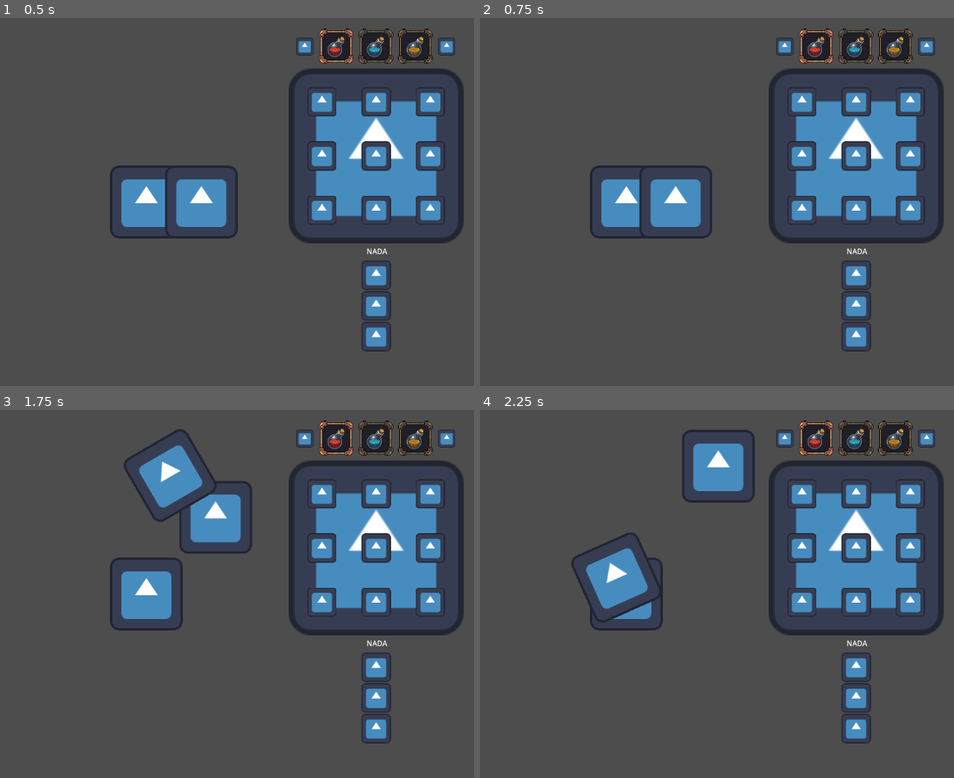
Above: before the commit, frames 1-4 (two rows, left to right).
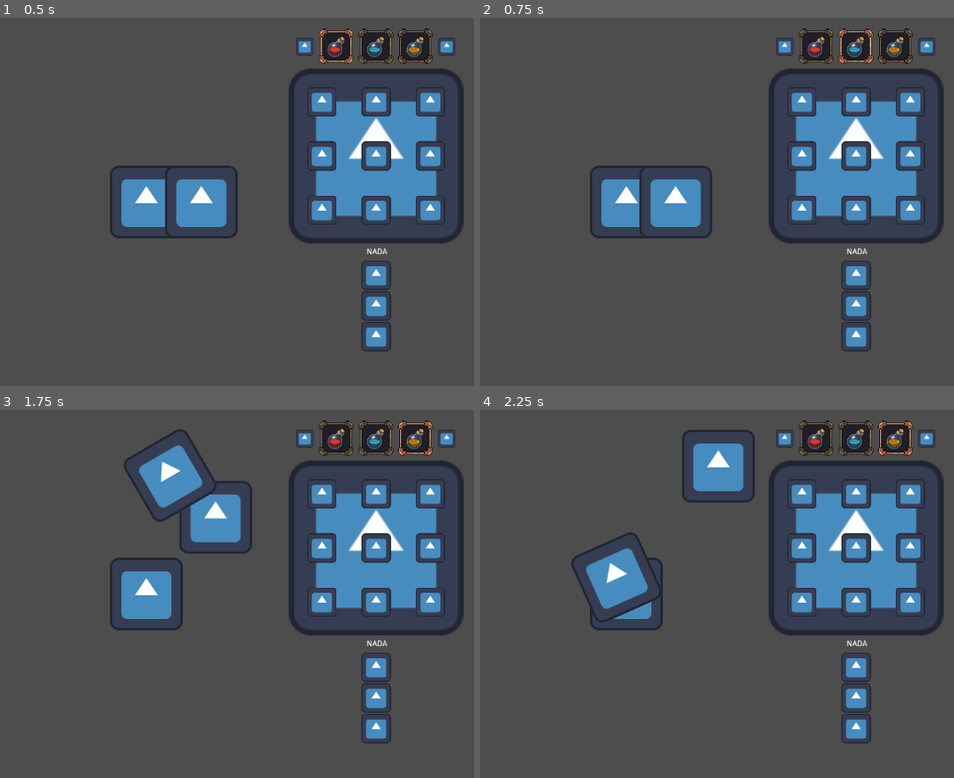
Above: after the commit, the same moments.

Repository: Irozuku/A-Painters-Nightmare-bitCrawlerStudios
Game: Godot game, scene res://scenes/main.tscn
The game is run twice, just before and just after one commit, with the same random seed, the same clock (stepped at 60 frames per second) and the same inputs. The engine's default icon, where the game draws it, is replaced by a stand-in: a white triangle on a blue panel in a dark square.
Inputs (mouse positions are in pixels of both pictures, inside the frame that each line leads up to):
- Up to frame 1 (0.5 s): no input
- Up to frame 2 (0.75 s): move the mouse to (802, 102) at 0.52 s; hold D (right) from 0.53 s (still down); tap 2 (blue_paint, bound only after the commit) at 0.6 s
- Up to frame 3 (1.75 s): tap 1 (red_paint, bound only after the commit) at 0.8, 1.35 s; move the mouse to (374, 494) at 1.27 s; release D (right) at 1.28 s; hold S (down) from 1.28 s (still down); tap 3 (yellow_paint, bound only after the commit) at 1.55 s
- Up to frame 4 (2.25 s): move the mouse to (911, 494) at 2.02 s; release S (down) at 2.03 s; hold D (right) from 2.03 s (still down); tap 3 (yellow_paint, bound only after the commit) at 2.1 s

Frame 1 is identical in both runs. In frame 2, 0.3% of the frame differs, in the area x 67-83%, y 3-13%; in frame 3, 0.3%; in frame 4, 0.3%.

Commit message:
modified paint_bar functions

Diff:
--- a/project.godot
+++ b/project.godot
@@ -42,6 +42,21 @@
 "events": [Object(InputEventMouseButton,"resource_local_to_scene":false,"resource_name":"","device":-1,"window_id":0,"a …(257 unchanged characters)…
 ]
 }
+red_paint={
+"deadzone": 0.5,
+"events": [Object(InputEventKey,"resource_local_to_scene":false,"resource_name":"","device":-1,"window_id":0,"alt_pressed":false,"shift_pressed":false,"ctrl_pressed":false,"meta_pressed":false,"pressed":false,"keycode":0,"physical_keycode":49,"key_label":0,"unicode":49,"echo":false,"script":null)
+]
+}
+blue_paint={
+"deadzone": 0.5,
+"events": [Object(InputEventKey,"resource_local_to_scene":false,"resource_name":"","device":-1,"window_id":0,"alt_pressed":false,"shift_pressed":false,"ctrl_pressed":false,"meta_pressed":false,"pressed":false,"keycode":0,"physical_keycode":50,"key_label":0,"unicode":50,"echo":false,"script":null)
+]
+}
+yellow_paint={
+"deadzone": 0.5,
+"events": [Object(InputEventKey,"resource_local_to_scene":false,"resource_name":"","device":-1,"window_id":0,"alt_pressed":false,"shift_pressed":false,"ctrl_pressed":false,"meta_pressed":false,"pressed":false,"keycode":0,"physical_keycode":51,"key_label":0,"unicode":51,"echo":false,"script":null)
+]
+}
 
 [layer_names]
 
--- a/scenes/grid.gd
+++ b/scenes/grid.gd
@@ -1,6 +1,7 @@
 extends Area2D
 
 var points = []
+var active_paint
 
 @onready var text = $Label
 @onready var sprite1 = $Point1/PointSprite1
--- a/scenes/paint_bar.gd
+++ b/scenes/paint_bar.gd
@@ -5,12 +5,32 @@
 @onready var YellowBorder = $YellowPaint/YellowBorder
 
 @onready var active = load("res://assets/border_sprite/border_on.png")
+@onready var inactive = load("res://assets/border_sprite/border_off.png")
 
 # Called when the node enters the scene tree for the first time.
 func _ready():
 	RedBorder.texture = active
 
+# Add connection to active_paint in grid
+func change_active(paint):
+	if (paint == RedBorder):
+		RedBorder.texture = active
+		BlueBorder.texture = inactive
+		YellowBorder.texture = inactive
+	elif (paint == BlueBorder):
+		RedBorder.texture = inactive
+		BlueBorder.texture = active
+		YellowBorder.texture = inactive
+	elif (paint == YellowBorder):
+		RedBorder.texture = inactive
+		BlueBorder.texture = inactive
+		YellowBorder.texture = active
 
 # Called every frame. 'delta' is the elapsed time since the previous frame.
 func _process(delta):
-	pass
+	if (Input.is_action_just_pressed("red_paint")):
+		change_active(RedBorder)
+	elif (Input.is_action_just_pressed("blue_paint")):
+		change_active(BlueBorder)
+	elif (Input.is_action_just_pressed("yellow_paint")):
+		change_active(YellowBorder)
